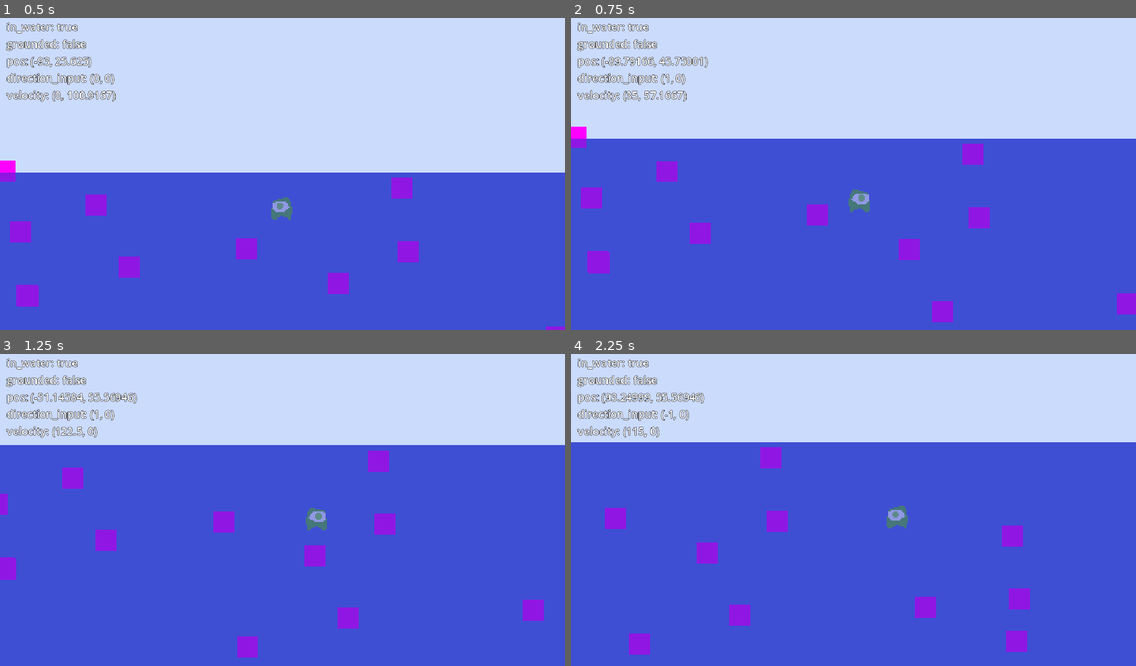
Above: before the commit, frames 1-4 (two rows, left to right).
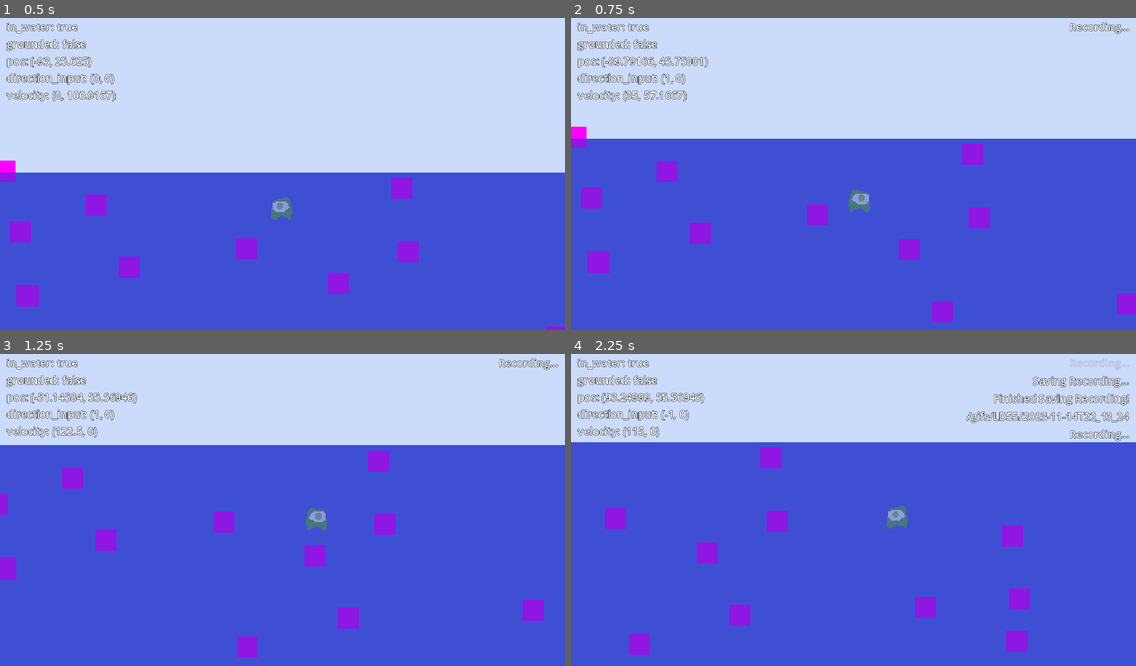
Above: after the commit, the same moments.

Repository: maggardJosh/ld55
Game: Godot game, scene res://main.tscn
The game is run twice, just before and just after one commit, with the same random seed, the same clock (stepped at 60 frames per second) and the same inputs.
Inputs:
- Up to frame 1 (0.5 s): no input
- Up to frame 2 (0.75 s): hold D (move_right) from 0.53 s (still down); tap R (Record, bound only after the commit) at 0.6 s
- Up to frame 3 (1.25 s): keep holding D (move_right); tap Space (jump) at 0.77 s
- Up to frame 4 (2.25 s): tap R (Record, bound only after the commit) at 1.35, 2.1 s; tap Space (jump) at 1.52 s; release D (move_right) at 2.03 s; hold A (move_left) from 2.03 s (still down)

Frame 1 is identical in both runs. In frame 2, 0.2% of the frame differs, in the area x 88-99%, y 1-6%; in frame 3, 0.2%; in frame 4, 1.6%, in the area x 69-99%, y 1-29%.

Commit message:
add recorder for gifs

Diff:
--- /dev/null
+++ b/DebugMessage.gd
@@ -0,0 +1,12 @@
+extends Label
+
+@export var alpha_curve: Curve
+@export var label_time: float = 2.0
+
+var count: float  = 0.0
+func _process(delta: float) -> void:
+	count += delta
+	var t = count / label_time
+	modulate.a = alpha_curve.sample(t)
+	if t >= 1:
+		queue_free()
--- /dev/null
+++ b/DebugMessageContainer.gd
@@ -0,0 +1,11 @@
+extends VBoxContainer
+
+@export var label_scene: PackedScene
+
+func _ready() -> void:
+	GameEvents.add_message.connect(add_message)
+
+func add_message(message):
+	var new_label: Label = label_scene.instantiate()
+	new_label.text = message
+	add_child(new_label)
--- a/GameEvents.gd
+++ b/GameEvents.gd
@@ -1,3 +1,7 @@
 extends Node
 
 signal add_debug_obj(key, value)
+signal add_message(message)
+
+func add_message_emit(message):
+	add_message.emit(message)
--- /dev/null
+++ b/debug_messages.tscn
@@ -0,0 +1,14 @@
+[gd_scene load_steps=3 format=3 uid="uid://b5jq1hyurpv6l"]
+
+[ext_resource type="Script" path="res://DebugMessage.gd" id="1_0ysux"]
+
+[sub_resource type="Curve" id="Curve_6bs4t"]
+_data = [Vector2(0.502058, 1), 0.0, -3.78297, 0, 0, Vector2(1, 0), 0.0, 0.0, 0, 0]
+point_count = 2
+
+[node name="DebugMessages" type="Label"]
+size_flags_horizontal = 8
+size_flags_vertical = 0
+text = "Test"
+script = ExtResource("1_0ysux")
+alpha_curve = SubResource("Curve_6bs4t")
--- a/project.godot
+++ b/project.godot
@@ -19,6 +19,7 @@
 [autoload]
 
 GameEvents="*res://GameEvents.gd"
+Recorder="res://utils/Recorder.gd"
 
 [display]
 
@@ -62,6 +63,16 @@
 "events": [Object(InputEventKey,"resource_local_to_scene":false,"resource_name":"","device":-1,"window_id":0,"alt_press …(182 unchanged characters)…
 ]
 }
+Record={
+"deadzone": 0.5,
+"events": [Object(InputEventKey,"resource_local_to_scene":false,"resource_name":"","device":-1,"window_id":0,"alt_pressed":false,"shift_pressed":false,"ctrl_pressed":false,"meta_pressed":false,"pressed":false,"keycode":0,"physical_keycode":82,"key_label":0,"unicode":114,"echo":false,"script":null)
+]
+}
+reset_recording={
+"deadzone": 0.5,
+"events": [Object(InputEventKey,"resource_local_to_scene":false,"resource_name":"","device":-1,"window_id":0,"alt_pressed":false,"shift_pressed":false,"ctrl_pressed":false,"meta_pressed":false,"pressed":false,"keycode":0,"physical_keycode":84,"key_label":0,"unicode":116,"echo":false,"script":null)
+]
+}
 
 [rendering]
 
--- a/ui.tscn
+++ b/ui.tscn
@@ -1,6 +1,8 @@
-[gd_scene load_steps=2 format=3 uid="uid://cjiok5o0qam3w"]
+[gd_scene load_steps=4 format=3 uid="uid://cjiok5o0qam3w"]
 
 [ext_resource type="Script" path="res://DebugLabel.gd" id="1_f57q1"]
+[ext_resource type="Script" path="res://DebugMessageContainer.gd" id="2_n2sie"]
+[ext_resource type="PackedScene" uid="uid://b5jq1hyurpv6l" path="res://debug_messages.tscn" id="3_o0xii"]
 
 [node name="UI" type="CanvasLayer"]
 
@@ -25,3 +27,10 @@
 size_flags_vertical = 0
 text = "Test"
 script = ExtResource("1_f57q1")
+
+[node name="DebugMessagesContainer" type="VBoxContainer" parent="MarginContainer"]
+layout_mode = 2
+size_flags_horizontal = 8
+size_flags_vertical = 0
+script = ExtResource("2_n2sie")
+label_scene = ExtResource("3_o0xii")
--- /dev/null
+++ b/utils/Recorder.gd
@@ -0,0 +1,135 @@
+extends Node
+
+@export var framesPerSecond = 30
+@export var maxSecondsInGif = 20
+@export var use_threading = true
+@export var auto_record = false
+
+var thread: Thread = Thread.new()
+var viewportText: ViewportTexture
+
+
+func _ready():
+	viewportText = get_viewport().get_texture()
+
+	if auto_record:
+		start_recording()
+	pass
+
+
+var count = 0
+var frame_num = 0
+var image_buffer: Array[Image]
+var is_recording = false
+var is_saving = false
+var did_loop = false
+
+
+func _process(delta):
+	if is_saving or (not OS.has_feature("gif_recording") and not OS.has_feature("editor")):
+		return
+	if Input.is_action_just_pressed("Record"):
+		if not is_recording:
+			start_recording()
+		else:
+			save_images()
+	if not is_recording:
+		return
+	if Input.is_action_just_pressed("reset_recording"):
+		start_recording()
+
+func _physics_process(delta):
+
+	if is_saving or (not OS.has_feature("gif_recording") and not OS.has_feature("editor")):
+		return
+
+	if not is_recording:
+		return
+	count += 0.016;
+	if count >= (1.0 / framesPerSecond):
+		count -= 1.0 / framesPerSecond
+		var image = viewportText.get_image()
+		if image != null:
+			image_buffer[frame_num] = image
+			frame_num += 1
+			if frame_num >= image_buffer.size():
+				frame_num = 0
+				did_loop = true
+
+
+func start_recording():
+	if is_recording:
+		GameEvents.add_message_emit.call_deferred("Restarted Recording...")
+	else:
+		GameEvents.add_message_emit.call_deferred("Recording...")
+	is_recording = true
+	did_loop = false
+	count = 0
+	frame_num = 0
+	image_buffer.clear()
+	image_buffer.resize(framesPerSecond * maxSecondsInGif)
+
+
+func save_images():
+	is_saving = true
+	is_recording = false
+	GameEvents.add_message_emit("Saving Recording...")
+	if use_threading:
+		if thread.is_started() and !thread.is_alive():
+			thread.wait_to_finish()
+		thread.start(actual_save)
+	else:
+		actual_save()
+
+
+func actual_save():
+	var start_frame_num = 1
+	var end_frame_num = frame_num - 1
+	if end_frame_num < 0:
+		end_frame_num = image_buffer.size() - 1
+	if did_loop and frame_num + 1 < image_buffer.size():
+		start_frame_num = frame_num + 1
+
+	var frame_num_local = start_frame_num
+	var frame_count = 0
+	var screenshotDirName = Time.get_datetime_string_from_system().replace(":", "_")
+	var projectName = ProjectSettings.get_setting("application/config/name")
+	var fullScreenshotDirectory = (
+		OS.get_system_dir(OS.SYSTEM_DIR_DOCUMENTS)
+		+ "/gifs/"
+		+ projectName
+		+ "/"
+		+ screenshotDirName
+	)
+	DirAccess.make_dir_recursive_absolute(fullScreenshotDirectory)
+
+	while true:
+		var actualImage = image_buffer[frame_num_local]
+		if actualImage == null:
+			if frame_num_local == end_frame_num:
+				break
+			frame_num_local += 1
+			continue
+		actualImage.save_png(fullScreenshotDirectory + "/Screenshot-" + str(frame_count) + ".png")
+		if frame_num_local == end_frame_num:
+			break
+		frame_num_local += 1
+		frame_count += 1
+		if frame_num_local >= image_buffer.size():
+			frame_num_local = 0
+
+	GameEvents.add_message_emit.call_deferred("Finished Saving Recording!")
+	GameEvents.add_message_emit.call_deferred(fullScreenshotDirectory)
+
+	var output = []
+	match OS.get_name():
+		"macOS":
+
+			OS.execute(OS.get_system_dir(OS.SYSTEM_DIR_DOCUMENTS) + "/../Library/Application Support/Steam/steamapps/common/Aseprite/Aseprite.app/Contents/MacOS/aseprite", [ fullScreenshotDirectory + "/Screenshot-0.png"])
+			print(output)
+		_:
+			OS.execute("cmd.exe", ["/C", "aseprite", fullScreenshotDirectory + "/Screenshot-0.png"])
+
+	is_saving = false
+	if auto_record:
+		start_recording()
